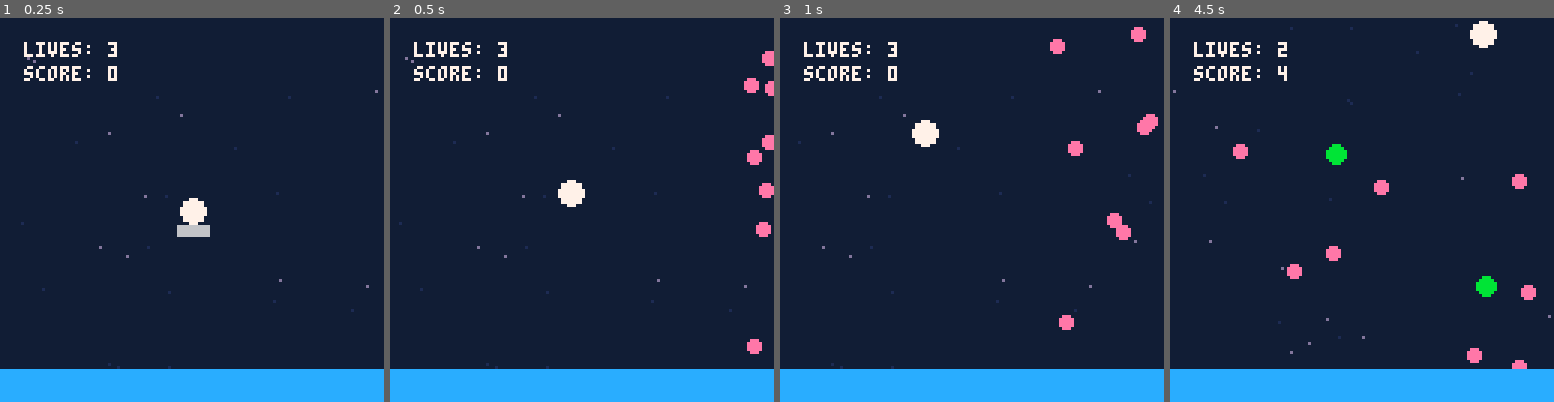
Above: before the commit, frames 1-4 (left to right).
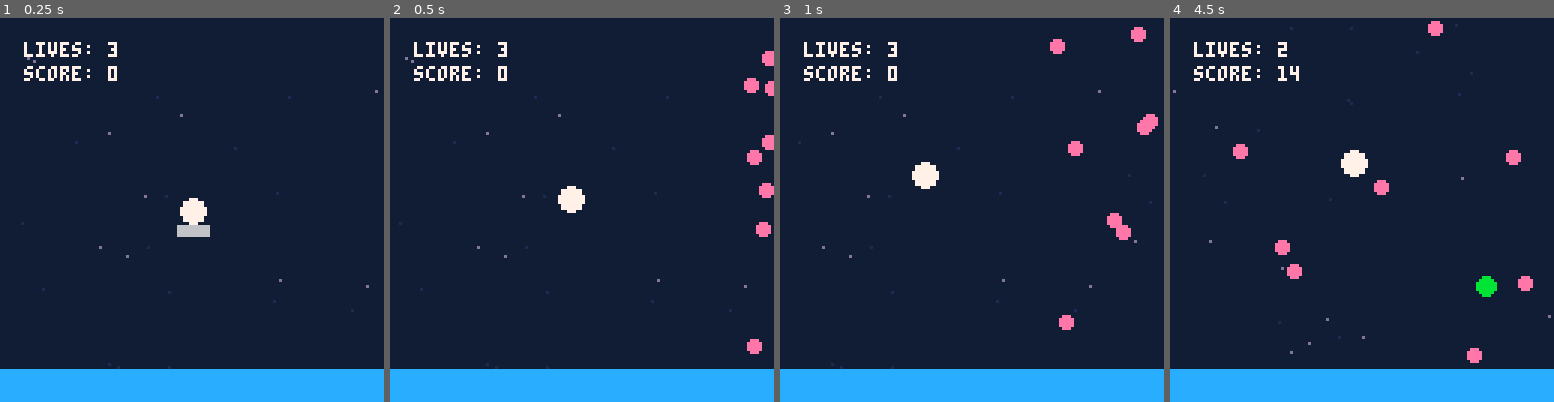
Above: after the commit, the same moments.

Repository: jmross/pico8-balloon-journey
Game: PICO-8 cartridge trip.p8
Same seed, same stepped clock (60 frames per second), same inputs: the game is played once before the commit and once after it.
Inputs:
- Up to frame 1 (0.25 s): no input
- Up to frame 2 (0.5 s): tap X (X key) at 0.33 s
- Up to frame 3 (1 s): tap O (Z key) at 0.7 s
- Up to frame 4 (4.5 s): tap X (X key) at 1.07, 1.85, 2.97, 4.08 s; hold Right 1.6-2.1 s; tap O (Z key) every 0.4 s from 1.7 to 4.1 s; hold Up 2.15-2.42 s; hold Right 2.47-3.03 s; hold Left 3.08-3.58 s; hold Down 3.63-3.97 s; hold Right from 4.02 s (still down)

Frame 1 is identical in both runs. In frame 2, 0.2% of the frame differs, in the area x 43-51%, y 42-51%; in frame 3, 0.7%; in frame 4, 2.0%, in the area x 27-96%, y 0-92%.

Commit message:
lower x,y acceleration, adjust flap delay when flying

Diff:
--- a/player.lua
+++ b/player.lua
@@ -11,8 +11,8 @@
   ddx = 0,
   ddy = 0,
 
-  x_accel = 0.5,
-  y_accel = 1.5,
+  x_accel = 0.25,
+  y_accel = 1,
 
   max_x_speed = 2,
   max_y_speed = 2,
@@ -85,7 +85,7 @@
     delay(5)
     while true do
       player:flap()
-      delay(10)
+      delay(5)
     end
   end)
 end
